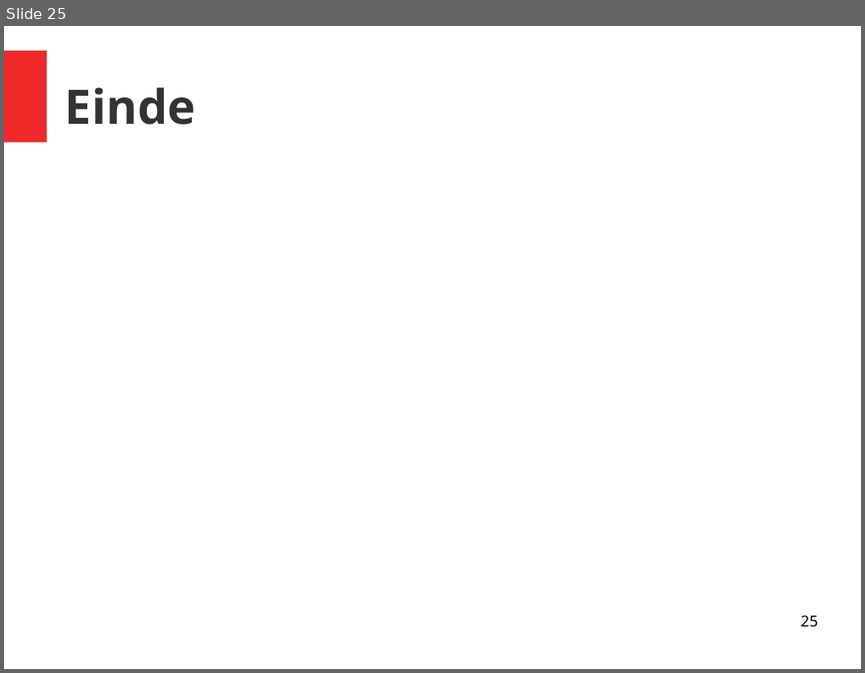
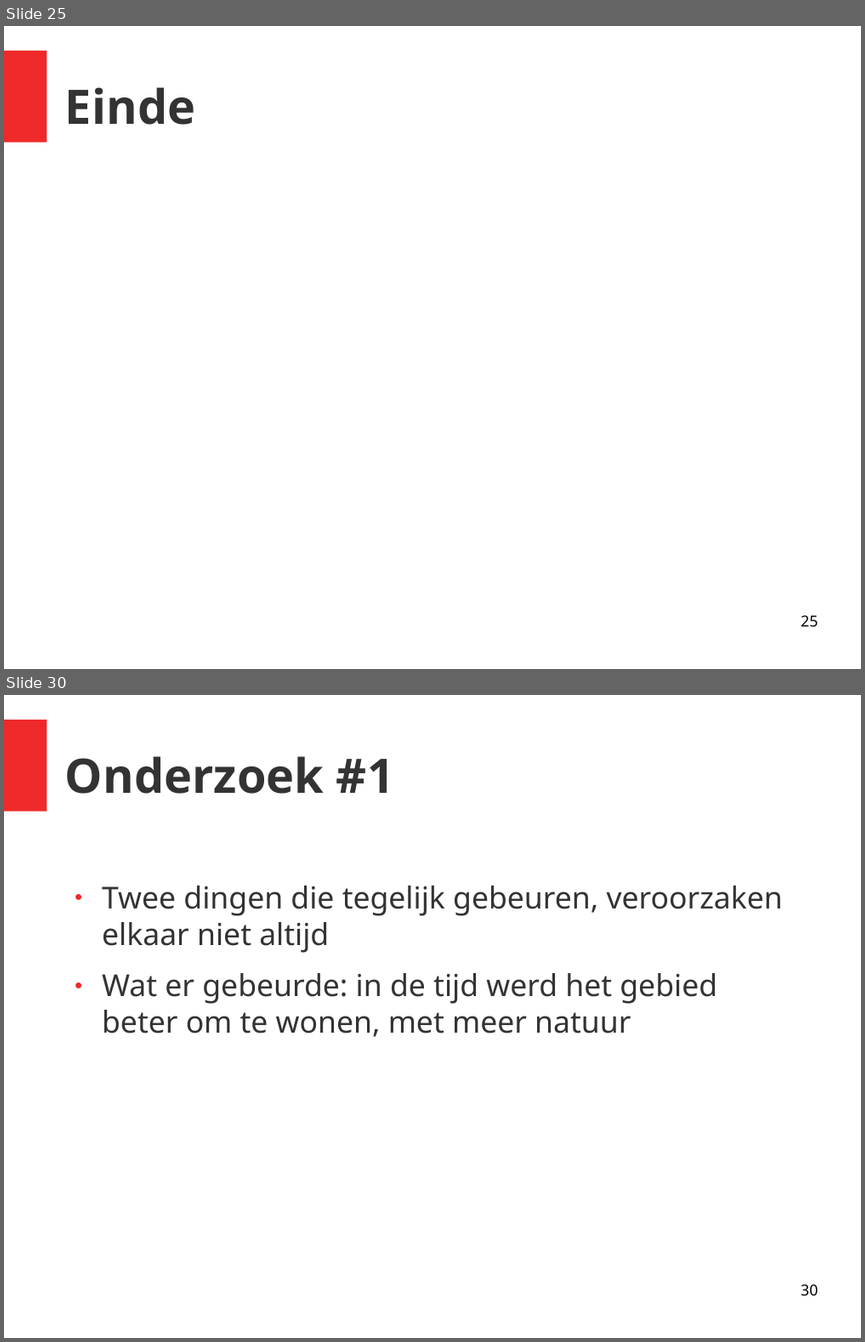
Before and after one commit to richelbilderbeek/gastles_petje_af_20201011, a slide deck: presentatie.odp. Shown one above the other, each under a label of ours: slide 25 before the commit, slides 25 and 30 after it; the slides between them are not shown. The pictures are 865x673 and 865x1342 pixels, drawn with LibreOffice and Linux fonts; fonts in the diff are those of the drawing. Boxes give left, top, right and bottom in pixels: in the first picture for what was removed or moved away, otherwise in the second. Text is boxed around its words. In the diff, an @@ line names an element or a change of style, - is before the commit and + after.

```diff
--- a/presentatie.odp
+++ b/presentatie.odp
@@ slide 30 added at [4, 695, 861, 1338], background #FFFFFF; not listed: 1 template element that a slide beside it also shows @@
@@ title added at [65, 756, 394, 794], 44 pt, text #333333, bold @@
+Onderzoek #1
@@ text added at [102, 885, 783, 1037], 28 pt, text #333333 @@
+● Twee dingen die tegelijk gebeuren, veroorzaken elkaar niet altijd
+● Wat er gebeurde: in de tijd werd het gebied beter om te wonen, met meer natuur
@@ page number added at [800, 1284, 817, 1296], 14 pt, text #000000 @@
+30
```
Also in this commit, not shown: 5 slides changed, 5 other slides added, 1 slide removed, 3 other files.
